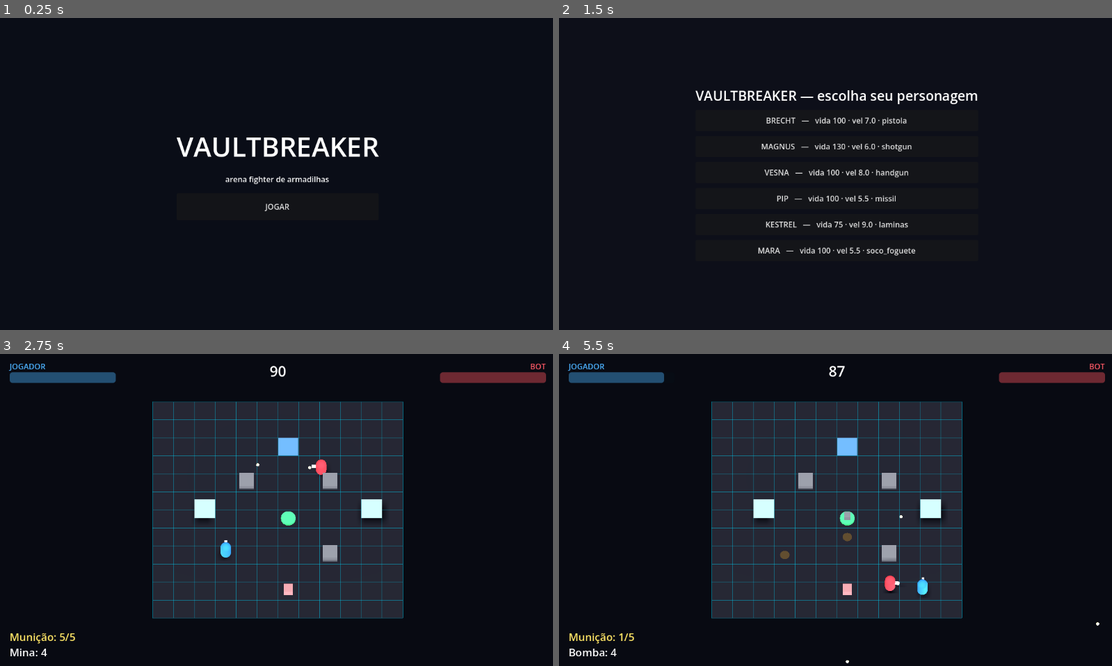
Above: before the commit, frames 1-4 (two rows, left to right).
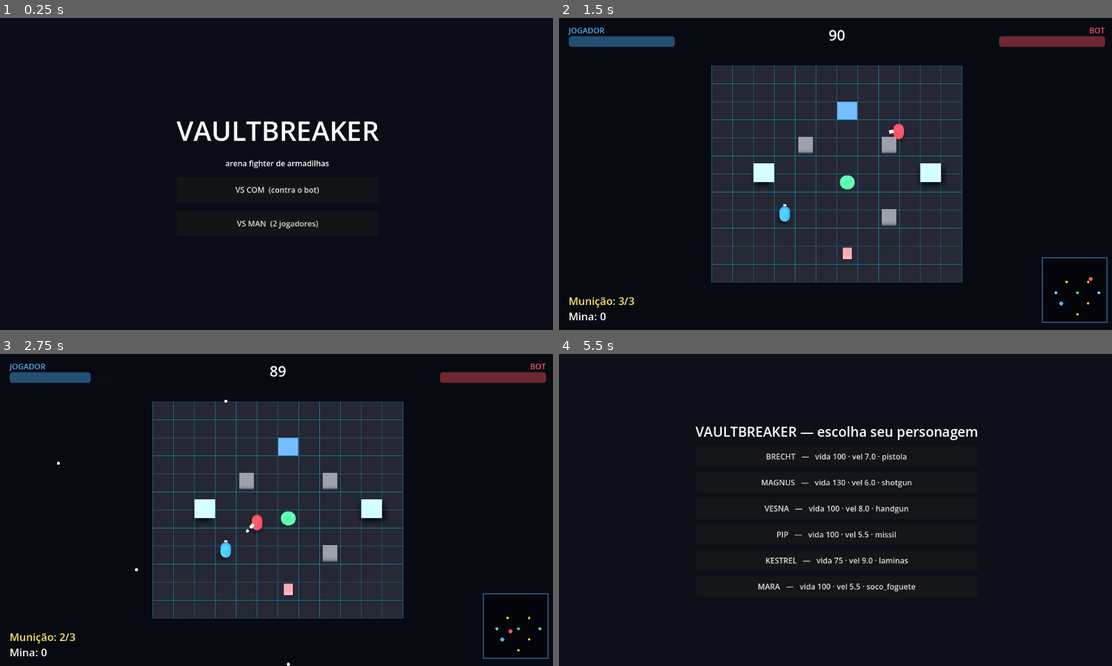
Above: after the commit, the same moments.

Repository: Philipe91/GamePh
Game: Godot game, scene res://scenes/ui/titulo.tscn
Two runs of this game, one before a commit and one after it. Both use one fixed random seed, a clock stepped at 60 frames per second and the inputs below.
Inputs (mouse positions are in pixels of both pictures, inside the frame that each line leads up to):
- Up to frame 1 (0.25 s): no input
- Up to frame 2 (1.5 s): click (835, 189) at 0.5 s, where only the run after the commit has a clickable "VS COM (contra o bot)"; click (835, 205) at 1.25 s, where only the run before the commit has a clickable "JOGAR"
- Up to frame 3 (2.75 s): click (276, 456) at 2 s, where only the run before the commit has a clickable "BRECHT — vida 100 · vel 7.0 ·…"
- Up to frame 4 (5.5 s): tap Enter (ui_accept) at 2.75, 3.02, 3.77, 5.27 s; move the mouse to (957, 494) at 2.77 s; hold D 2.78-3.53 s; hold Space 2.78-3.53 s; click (957, 494) at 2.92 s; tap F at 3.05, 3.6 s; move the mouse to (724, 525) at 3.52 s; hold S 3.53-4.28 s; click (724, 525) at 3.67 s; tap E at 3.8 s; move the mouse to (890, 441) at 4.27 s; hold D 4.28-5.03 s; hold E 4.28-5.03 s; click (890, 441) at 4.42 s; tap Q at 4.55, 5.1 s; move the mouse to (807, 572) at 5.02 s; hold W from 5.03 s (still down); click (807, 572) at 5.17 s; tap J at 5.3 s

The runs differ from the first frame. In frame 1, 2.7% of the frame differs, in the area x 31-69%, y 33-68%; in frame 2, 33%, in the area x 1-100%, y 3-98%; in frame 3, 0.7%; in frame 4, 33%.

Commit message:
E4+E5 (Fase 7): modos VS COM/MAN e radar - FASE 7 COMPLETA
- input do Player parametrizado por dispositivo (jogador_num; helpers _tecla/_botao/
  _eixo/_mouse); p2 usa gamepad 1 sem teclado
- GameManager.modo (vs_com/vs_man); arena troca o bot por um 2o Player no VS MAN
- titulo com botoes VS COM / VS MAN
- scenes/ui/radar.gd: minimapa na HUD com as cores do GDD 11 (azul/vermelho/verde/
  amarelo/azul claro); vault entra no grupo "vaults"
- teste headless: modo guardado, p2 no gamepad 1, radar mapeia o centro 98/98

Co-Authored-By: Claude Opus 4.8 (1M context) <noreply@anthropic.com>
Claude-Session: https://claude.ai/code/session_017sHpnVfEfAT8FgcHs6ZGHw

Diff:
--- a/autoloads/game_manager.gd
+++ b/autoloads/game_manager.gd
@@ -28,6 +28,9 @@
 ## Personagens escolhidos na tela de seleção (caminho do .tres). "" = usa o default.
 var personagem_jogador: String = ""
 var personagem_bot: String = ""
+
+## Modo da partida (GDD 12): "vs_com" (contra o bot) ou "vs_man" (2 jogadores locais).
+var modo: String = "vs_com"
 
 
 ## Inicia (ou reinicia) a partida com a lista de combatentes (nós com Healer e id).
--- a/scenes/arena/arena.gd
+++ b/scenes/arena/arena.gd
@@ -55,21 +55,31 @@
 	_desenhar_grid()
 	player.global_position = GridManager.grid_to_world(mapa.spawn_jogador)
 	player.global_position.y = 1.0
-	bot.global_position = GridManager.grid_to_world(mapa.spawn_bot)
-	bot.global_position.y = 1.0
+	# Oponente: o bot (VS COM) ou um 2º jogador local com gamepad 1 (VS MAN — GDD 12).
+	var oponente: Node = bot
+	if GameManager.modo == "vs_man":
+		bot.queue_free()
+		var p2 := preload("res://scenes/characters/player.tscn").instantiate()
+		p2.id_jogador = 2
+		p2.jogador_num = 2
+		add_child(p2)
+		p2.healer_zerou.connect(_ao_bot_morrer)
+		oponente = p2
+	oponente.global_position = GridManager.grid_to_world(mapa.spawn_bot)
+	oponente.global_position.y = 1.0
 	# Personagens escolhidos na tela de seleção (se houver).
 	if GameManager.personagem_jogador != "":
 		player.aplicar_personagem(load(GameManager.personagem_jogador))
 	if GameManager.personagem_bot != "":
-		bot.aplicar_personagem(load(GameManager.personagem_bot))
+		oponente.aplicar_personagem(load(GameManager.personagem_bot))
 	# Modo normal de jogo: liga a HUD e inicia a partida (timer + regras de vitória).
-	$HUD.configurar(player, bot)
+	$HUD.configurar(player, oponente)
 	for c in mapa.vaults:
 		_colocar_vault(c)                           # Vaults do mapa (GDD 8)
 	_colocar_field_traps(mapa)                      # caixas, esteiras, lançadores, pontes
 	add_child(preload("res://scenes/ui/pausa.tscn").instantiate())  # menu de pausa (ESC)
 	GameManager.faltam_30s.connect(_ao_faltar_30s)  # Spark Bit aos 30s (GDD 7.3)
-	GameManager.iniciar_partida([player, bot])
+	GameManager.iniciar_partida([player, oponente])
 
 
 ## Instancia os field traps do mapa (GDD 10) nos tiles indicados. Posição antes do
@@ -672,6 +682,23 @@
 	falhas += _checar("pausa desativa o paused", not get_tree().paused)
 	pausa.queue_free()
 
+	# Bloco E4 (Fase 7): modos — VS MAN cria um 2º jogador no gamepad 1.
+	GameManager.modo = "vs_man"
+	falhas += _checar("gamemanager guarda o modo", GameManager.modo == "vs_man")
+	var p2 := preload("res://scenes/characters/player.tscn").instantiate()
+	p2.jogador_num = 2
+	add_child(p2)
+	await get_tree().physics_frame
+	falhas += _checar("player 2 usa gamepad 1 (sem teclado)", p2._gamepad == 1 and not p2._usa_teclado)
+	p2.queue_free()
+	GameManager.modo = "vs_com"  # restaura o default
+
+	# Bloco E5 (Fase 7): radar mapeia o mundo pro minimapa.
+	var radar: Control = preload("res://scenes/ui/radar.gd").new()
+	var meio: Vector2 = radar.mundo_para_radar(Vector3(0.0, 0.0, 0.0), Vector2(100.0, 100.0))
+	falhas += _checar("radar mapeia o centro pro meio", meio.is_equal_approx(Vector2(50.0, 50.0)))
+	radar.free()
+
 	# Bloco 5: regras de vitória. Restaura os Healers (o bot levou as detonações do bloco 4).
 	player.healer = Combatente.HEALER_MAX
 	bot.healer = Combatente.HEALER_MAX
--- a/scenes/characters/player.gd
+++ b/scenes/characters/player.gd
@@ -72,6 +72,8 @@
 
 func _ready() -> void:
 	super._ready()
+	_gamepad = jogador_num - 1          # p1 → gamepad 0, p2 → gamepad 1
+	_usa_teclado = jogador_num == 1     # só o p1 usa teclado/mouse (VS MAN é 2 gamepads)
 	if stats == null:
 		velocidade_base = VELOCIDADE   # default do player quando não há StatsPersonagem
 	for tipo in ORDEM:
@@ -104,6 +106,28 @@
 
 
 var _escape_antes: bool = false      # borda do "mash" pra sair da Cova
+
+## Qual jogador controla este Player: 1 = teclado + gamepad 0; 2 = gamepad 1 (VS MAN).
+@export var jogador_num: int = 1
+var _gamepad: int = 0
+var _usa_teclado: bool = true
+
+
+# ───────────────────────── Helpers de input por dispositivo ─────────────────────────
+func _tecla(codigo: int) -> bool:
+	return _usa_teclado and Input.is_physical_key_pressed(codigo)
+
+
+func _botao(jb: int) -> bool:
+	return Input.is_joy_button_pressed(_gamepad, jb)
+
+
+func _eixo(ax: int) -> float:
+	return Input.get_joy_axis(_gamepad, ax)
+
+
+func _mouse(mb: int) -> bool:
+	return _usa_teclado and Input.is_mouse_button_pressed(mb)
 
 
 func _physics_process(delta: float) -> void:
@@ -155,16 +179,16 @@
 
 func _obter_direcao() -> Vector2:
 	var dir := Vector2.ZERO
-	if Input.is_physical_key_pressed(KEY_D):
+	if _tecla(KEY_D):
 		dir.x += 1.0
-	if Input.is_physical_key_pressed(KEY_A):
+	if _tecla(KEY_A):
 		dir.x -= 1.0
-	if Input.is_physical_key_pressed(KEY_S):
+	if _tecla(KEY_S):
 		dir.y += 1.0
-	if Input.is_physical_key_pressed(KEY_W):
+	if _tecla(KEY_W):
 		dir.y -= 1.0
-	var gx := Input.get_joy_axis(0, JOY_AXIS_LEFT_X)
-	var gy := Input.get_joy_axis(0, JOY_AXIS_LEFT_Y)
+	var gx := _eixo(JOY_AXIS_LEFT_X)
+	var gy := _eixo(JOY_AXIS_LEFT_Y)
 	if absf(gx) > ZONA_MORTA:
 		dir.x += gx
 	if absf(gy) > ZONA_MORTA:
@@ -174,44 +198,40 @@
 
 ## Lê plantar (Espaço/A), detonar (F/B) e ciclar seleção (Q/E), todos por borda.
 func _ler_acoes() -> void:
-	var plantar_p := Input.is_physical_key_pressed(KEY_SPACE) \
-		or Input.is_joy_button_pressed(0, JOY_BUTTON_A)
+	var plantar_p := _tecla(KEY_SPACE) or _botao(JOY_BUTTON_A)
 	if plantar_p and not _plantar_antes:
 		plantar()
 	_plantar_antes = plantar_p
 
-	var detonar_p := Input.is_physical_key_pressed(KEY_F) \
-		or Input.is_joy_button_pressed(0, JOY_BUTTON_B)
+	var detonar_p := _tecla(KEY_F) or _botao(JOY_BUTTON_B)
 	if detonar_p and not _detonar_antes:
 		acionar_detonadores()
 	_detonar_antes = detonar_p
 
 	var ciclo := 0
-	if Input.is_physical_key_pressed(KEY_E):
+	if _tecla(KEY_E):
 		ciclo = 1
-	elif Input.is_physical_key_pressed(KEY_Q):
+	elif _tecla(KEY_Q):
 		ciclo = -1
 	if ciclo != 0 and _ciclo_antes == 0:
 		trocar_selecao(ciclo)
 	_ciclo_antes = ciclo
 
-	# Atirar (botão esquerdo do mouse / J / gatilho direito). A cadência limita o ritmo;
+	# Atirar (mouse esq / J / gatilho direito). A cadência limita o ritmo;
 	# [decisão noturna 2026-06-18] o tiro sai na direção que o personagem encara (mira por
 	# movimento). Mira livre por mouse/stick fica pra uma fatia futura.
-	var atirar_p := Input.is_mouse_button_pressed(MOUSE_BUTTON_LEFT) \
-		or Input.is_physical_key_pressed(KEY_J) \
-		or Input.get_joy_axis(0, JOY_AXIS_TRIGGER_RIGHT) > 0.5
+	var atirar_p := _mouse(MOUSE_BUTTON_LEFT) or _tecla(KEY_J) \
+		or _eixo(JOY_AXIS_TRIGGER_RIGHT) > 0.5
 	if atirar_p:
 		atirar()
 
 	# Soco corpo a corpo (K / botão Y). O cooldown limita; derruba quem acertar.
-	var socar_p := Input.is_physical_key_pressed(KEY_K) or Input.is_joy_button_pressed(0, JOY_BUTTON_Y)
-	if socar_p:
+	if _tecla(KEY_K) or _botao(JOY_BUTTON_Y):
 		socar()
 
 	# Unit/Plasma (segurar U / gatilho esquerdo): carrega e dispara ao completar. Soltar
 	# antes do fim cancela. Só funciona com a Unit no estoque (item da Vault).
-	var unit_p := Input.is_physical_key_pressed(KEY_U) or Input.get_joy_axis(0, JOY_AXIS_TRIGGER_LEFT) > 0.5
+	var unit_p := _tecla(KEY_U) or _eixo(JOY_AXIS_TRIGGER_LEFT) > 0.5
 	if unit_p:
 		iniciar_carga_unit()
 	elif esta_carregando_unit():
@@ -254,8 +274,7 @@
 ## Segurar Tab (teclado) / R1 (gamepad) abre a roda; o direcional escolhe a fatia;
 ## soltar confirma a seleção (GDD 6.4). Q/E continua valendo como atalho rápido.
 func _ler_radial() -> void:
-	var aberto := Input.is_physical_key_pressed(KEY_TAB) \
-		or Input.is_joy_button_pressed(0, JOY_BUTTON_RIGHT_SHOULDER)
+	var aberto := _tecla(KEY_TAB) or _botao(JOY_BUTTON_RIGHT_SHOULDER)
 	if aberto:
 		if not _radial_aberto:
 			_radial_aberto = true
@@ -337,9 +356,7 @@
 
 ## Lê o botão de Caution (segurar C / L1). Estado contínuo, não por borda — anda segurando.
 func _ler_caution() -> void:
-	var segurando := Input.is_physical_key_pressed(KEY_C) \
-		or Input.is_joy_button_pressed(0, JOY_BUTTON_LEFT_SHOULDER)
-	ativar_caution(segurando)
+	ativar_caution(_tecla(KEY_C) or _botao(JOY_BUTTON_LEFT_SHOULDER))
 
 
 ## Monta os pools de malhas do overlay uma vez (highlights de tile + marcadores), ocultos.
@@ -476,7 +493,7 @@
 func _ler_interacao() -> void:
 	_retomada_alvo = null
 	if not _caution_ativo or _desarme_cooldown > 0.0:
-		_interagir_antes = Input.is_physical_key_pressed(KEY_R)  # consome a borda
+		_interagir_antes = _tecla(KEY_R)  # consome a borda
 		return
 	var inim := _armadilha_proxima(false)
 	if inim != null:
@@ -485,7 +502,7 @@
 	var propria := _armadilha_proxima(true)
 	if propria != null:
 		_retomada_alvo = propria
-	var confirmar := Input.is_physical_key_pressed(KEY_R) or Input.is_joy_button_pressed(0, JOY_BUTTON_X)
+	var confirmar := _tecla(KEY_R) or _botao(JOY_BUTTON_X)
 	if confirmar and not _interagir_antes and _retomada_alvo != null:
 		_retomar(_retomada_alvo)
 	_interagir_antes = confirmar
@@ -536,13 +553,13 @@
 ## Lê UMA seta por borda (setas do teclado / D-pad). -1 = nada novo apertado.
 func _ler_direcao_codigo() -> int:
 	var d := -1
-	if Input.is_physical_key_pressed(KEY_UP) or Input.is_joy_button_pressed(0, JOY_BUTTON_DPAD_UP):
+	if _tecla(KEY_UP) or _botao(JOY_BUTTON_DPAD_UP):
 		d = 0
-	elif Input.is_physical_key_pressed(KEY_DOWN) or Input.is_joy_button_pressed(0, JOY_BUTTON_DPAD_DOWN):
+	elif _tecla(KEY_DOWN) or _botao(JOY_BUTTON_DPAD_DOWN):
 		d = 1
-	elif Input.is_physical_key_pressed(KEY_LEFT) or Input.is_joy_button_pressed(0, JOY_BUTTON_DPAD_LEFT):
+	elif _tecla(KEY_LEFT) or _botao(JOY_BUTTON_DPAD_LEFT):
 		d = 2
-	elif Input.is_physical_key_pressed(KEY_RIGHT) or Input.is_joy_button_pressed(0, JOY_BUTTON_DPAD_RIGHT):
+	elif _tecla(KEY_RIGHT) or _botao(JOY_BUTTON_DPAD_RIGHT):
 		d = 3
 	var saida := d if d != _codigo_antes else -1
 	_codigo_antes = d
--- a/scenes/items/vault.gd
+++ b/scenes/items/vault.gd
@@ -16,6 +16,7 @@
 
 
 func _ready() -> void:
+	add_to_group("vaults")  # aparece no radar (GDD 11)
 	coord = GridManager.world_to_grid(global_position)
 	GridManager.definir_tipo_tile(coord, GridManager.TipoTile.VAULT)  # não aceita armadilha
 
--- a/scenes/ui/hud.tscn
+++ b/scenes/ui/hud.tscn
@@ -1,7 +1,8 @@
-[gd_scene load_steps=3 format=3 uid="uid://b3hud00vault01"]
+[gd_scene load_steps=4 format=3 uid="uid://b3hud00vault01"]
 
 [ext_resource type="Script" path="res://scenes/ui/hud.gd" id="1"]
 [ext_resource type="Script" path="res://scenes/ui/radial_menu.gd" id="2"]
+[ext_resource type="Script" path="res://scenes/ui/radar.gd" id="3"]
 
 [node name="HUD" type="CanvasLayer"]
 script = ExtResource("1")
@@ -141,3 +142,15 @@
 anchor_bottom = 1.0
 mouse_filter = 2
 script = ExtResource("2")
+
+[node name="Radar" type="Control" parent="."]
+anchor_left = 1.0
+anchor_top = 1.0
+anchor_right = 1.0
+anchor_bottom = 1.0
+offset_left = -150.0
+offset_top = -150.0
+offset_right = -16.0
+offset_bottom = -16.0
+mouse_filter = 2
+script = ExtResource("3")
--- /dev/null
+++ b/scenes/ui/radar.gd
@@ -0,0 +1,44 @@
+extends Control
+## Radar / minimapa (GDD 11). Desenha pontos do mundo num quadradinho, com as cores do
+## GDD: azul = jogador 1, vermelho = jogador 2, verde = Vault, amarelo = field trap /
+## armadilha detectada, azul claro = ponte/passarela.
+
+const COR_FUNDO := Color(0.0, 0.0, 0.0, 0.45)
+const COR_BORDA := Color(0.3, 0.5, 0.7, 0.7)
+
+
+func _ready() -> void:
+	set_process(true)
+
+
+func _process(_delta: float) -> void:
+	queue_redraw()
+
+
+## Converte uma posição de mundo (XZ, arena centrada na origem) pro espaço do radar.
+func mundo_para_radar(p: Vector3, tamanho: Vector2) -> Vector2:
+	var larg := float(GridManager.LARGURA) * GridManager.TAMANHO_TILE
+	var alt := float(GridManager.ALTURA) * GridManager.TAMANHO_TILE
+	var u := (p.x + larg * 0.5) / larg
+	var v := (p.z + alt * 0.5) / alt
+	return Vector2(clampf(u, 0.0, 1.0) * tamanho.x, clampf(v, 0.0, 1.0) * tamanho.y)
+
+
+func _draw() -> void:
+	draw_rect(Rect2(Vector2.ZERO, size), COR_FUNDO)
+	draw_rect(Rect2(Vector2.ZERO, size), COR_BORDA, false, 2.0)
+	# Vaults (verde), pontes (azul claro), field traps (amarelo) e combatentes (azul/vermelho).
+	_pontos("vaults", Color(0.2, 1.0, 0.4), 3.0)
+	_pontos("pontes", Color(0.5, 0.8, 1.0), 3.0)
+	_pontos("destrutiveis", Color(1.0, 0.85, 0.1), 2.5)
+	for c in get_tree().get_nodes_in_group("combatentes"):
+		if not is_instance_valid(c):
+			continue
+		var cor := Color(0.3, 0.7, 1.0) if int(c.get("id_jogador")) == 1 else Color(1.0, 0.35, 0.4)
+		draw_circle(mundo_para_radar(c.global_position, size), 4.0, cor)
+
+
+func _pontos(grupo: String, cor: Color, raio: float) -> void:
+	for n in get_tree().get_nodes_in_group(grupo):
+		if is_instance_valid(n):
+			draw_circle(mundo_para_radar(n.global_position, size), raio, cor)
--- a/scenes/ui/titulo.gd
+++ b/scenes/ui/titulo.gd
@@ -51,11 +51,22 @@
 	sub.horizontal_alignment = HORIZONTAL_ALIGNMENT_CENTER
 	caixa.add_child(sub)
 
-	var jogar := Button.new()
-	jogar.text = "JOGAR"
-	jogar.custom_minimum_size = Vector2(280, 56)
-	jogar.pressed.connect(_ir_pra_selecao)
-	caixa.add_child(jogar)
+	var vs_com := Button.new()
+	vs_com.text = "VS COM  (contra o bot)"
+	vs_com.custom_minimum_size = Vector2(320, 52)
+	vs_com.pressed.connect(_jogar.bind("vs_com"))
+	caixa.add_child(vs_com)
+
+	var vs_man := Button.new()
+	vs_man.text = "VS MAN  (2 jogadores)"
+	vs_man.custom_minimum_size = Vector2(320, 52)
+	vs_man.pressed.connect(_jogar.bind("vs_man"))
+	caixa.add_child(vs_man)
+
+
+func _jogar(modo: String) -> void:
+	GameManager.modo = modo
+	_ir_pra_selecao()
 
 
 func _ir_pra_selecao() -> void:
Not shown, changed: docs/PLANO_NOTURNO.md
